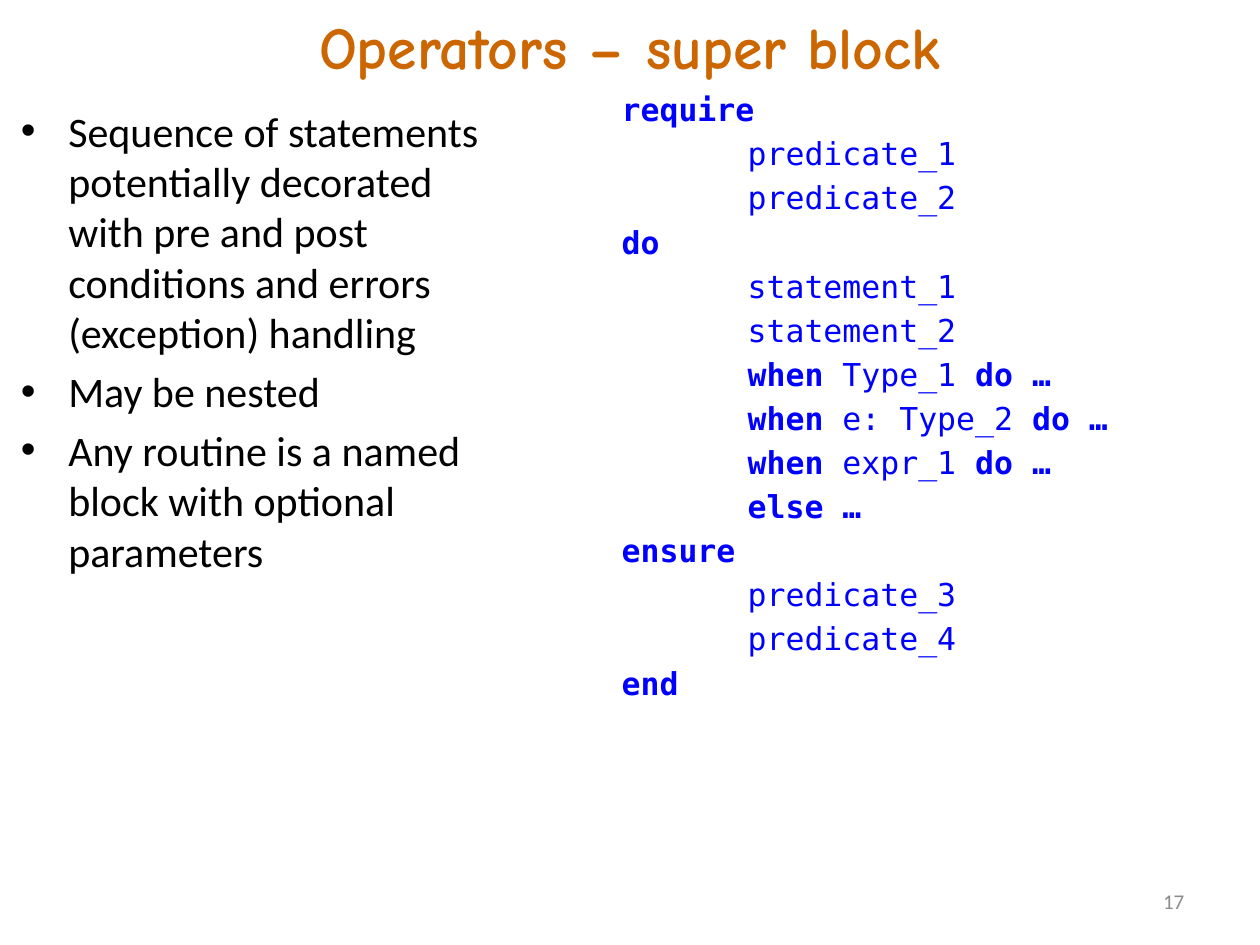
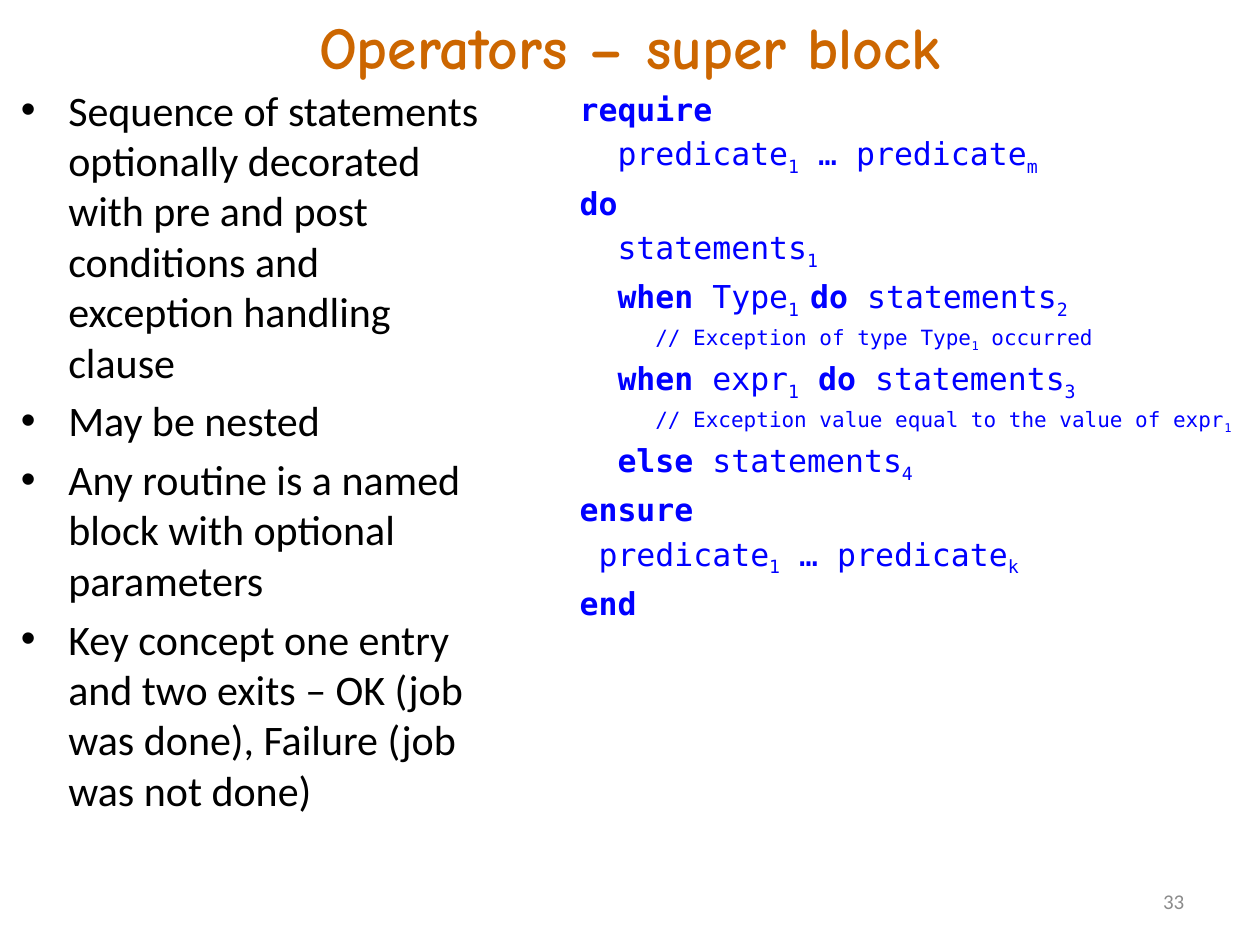
Before and after one commit to akanatov/SLang-, a slide deck: slide 33 of Docs/SLang E# 2022.pptx (slide 17 before the commit). Drawn at 1260x945 pixels with LibreOffice and Linux fonts; fonts in the diff are those of the drawing. Boxes give left, top, right and bottom in pixels: in the first picture for what was removed or moved away, otherwise in the second. Text is boxed around its words. In the diff, an @@ line names an element or a change of style, - is before the commit and + after.

```diff
--- a/Docs/SLang E# 2022.pptx
+++ b/Docs/SLang E# 2022.pptx
@@ text "Sequence of statements optionally decorated ...": place and size @@
-text "Sequence of statements optionally decorated ..." at [68, 118, 478, 574]
+text "Sequence of statements optionally decorated ..." at [68, 97, 478, 812]
@@ text "require": place and size @@
-text "require" at [622, 96, 1070, 696]
+text "require" at [580, 96, 1160, 616]
@@ text at [68, 97, 478, 379]: text changed @@
-• Sequence of statements potentially decorated with pre and post conditions and errors (exception) handling
+• Sequence of statements optionally decorated with pre and post conditions and exception handling clause
@@ text at [748, 141, 957, 217]: text changed @@
-predicate_1
-predicate_2
+predicate1 … predicatem
@@ text at [618, 284, 1160, 473]: text changed @@
-statement_1
-statement_2
-when Type_1 do …
-when e: Type_2 do …
-when expr_1 do …
-else …
+statements1
+when Type1 do statements2
+// Exception of type Type1 occurred
+when expr1 do statements3
+// Exception value equal to the value of expr1
+else statements4
@@ text at [748, 582, 957, 658]: text changed @@
-predicate_3
-predicate_4
+predicate1 … predicatek
@@ text at [68, 628, 463, 812]: paragraph added @@
+• Key concept one entry and two exits – OK (job was done), Failure (job was not done)
@@ page number at [1163, 895, 1184, 909]: text changed @@
-17
+33
```
Also in this commit, not shown: 18 other slides changed, 17 slides added, 4 slides removed, 8 other files.
